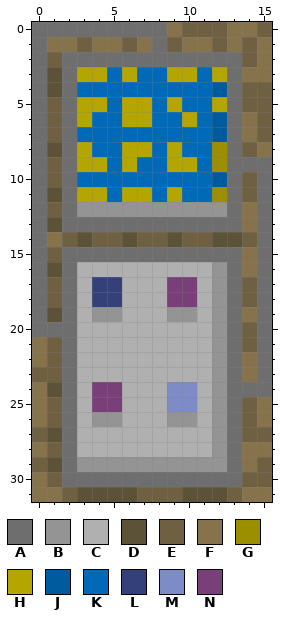
Pixel-art sprite: src/art/wallLayerWithTerminal6.png. The first picture shows the starting point.
The file is 160x320 pixels, drawn in blocks of 10x10; one block is one cell here.
Palette (. is transparent): A #6e6e6e  B #949494  C #b0b0b0  D #5c5238  E #6e6041  F #86734b  G #9b8f00  H #b5a500  J #005a9e  K #0069b8  L #334079  M #7d8bc6  N #793f78
Pixels before, first column x 0:
 0 AAAAAAAAAFEEEFFE
 1 AFFEFFEFAEFFEFEF
 2 AEAAAAAAAAAAAAEF
 3 ADAHHKHKKHHKHAFF
 4 ADAKKKKKKKKKJAEE
 5 AEAHHKHHKHKKHAEE
 6 AEAHKKHHKKHKJAFE
 7 AEAKKKKKKKKKJAFE
 8 ADAHKKHHKHKKGAEF
 9 AEAHHKHKKHHKGAAA
10 AEAKKKKKKKKKJAEA
11 ADAHHKHHKHKKGAEA
12 AEABBBBBBBBBBAFA
13 ADAAAAAAAAAAAAFA
14 AFEDEEDEEDEEDDEA
15 AEAAAAAAAAAAAAFA
16 ADACCCCCCCCCBAFA
17 AEACLLCCCNNCBAEA
18 AEACLLCCCNNCBAEA
19 ADACBBCCCBBCBAFA
20 AAACCCCCCCCCBAEA
21 FEACCCCCCCCCBAEA
22 FEACCCCCCCCCBAFA
23 EEACCCCCCCCCBAFA
24 FDACNNCCCMMCBAAA
25 FEACNNCCCMMCBAEF
26 FEACBBCCCBBCBAEF
27 EDACCCCCCCCCBAEE
28 FEACCCCCCCCCBAFF
29 EDABBBBBBBBBBAFE
30 FEAAAAAAAAAAAAEE
31 FFEDDDDEEEDDDEFF
The result:
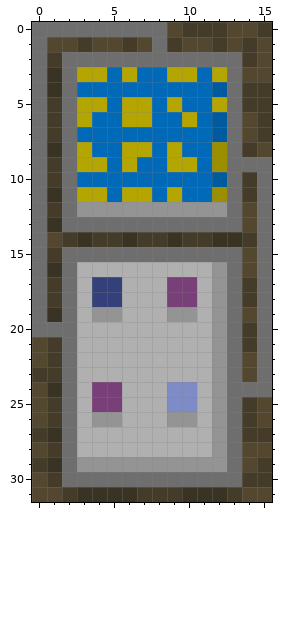
From old to new:
colour D: #5c5238 -> #393323
colour E: #6e6041 -> #443c29
colour F: #86734b -> #53482f
Boxes around the changes in both pictures, in picture pixels (x1, y1, x2, y2):
changed: (32, 22, 272, 502)
